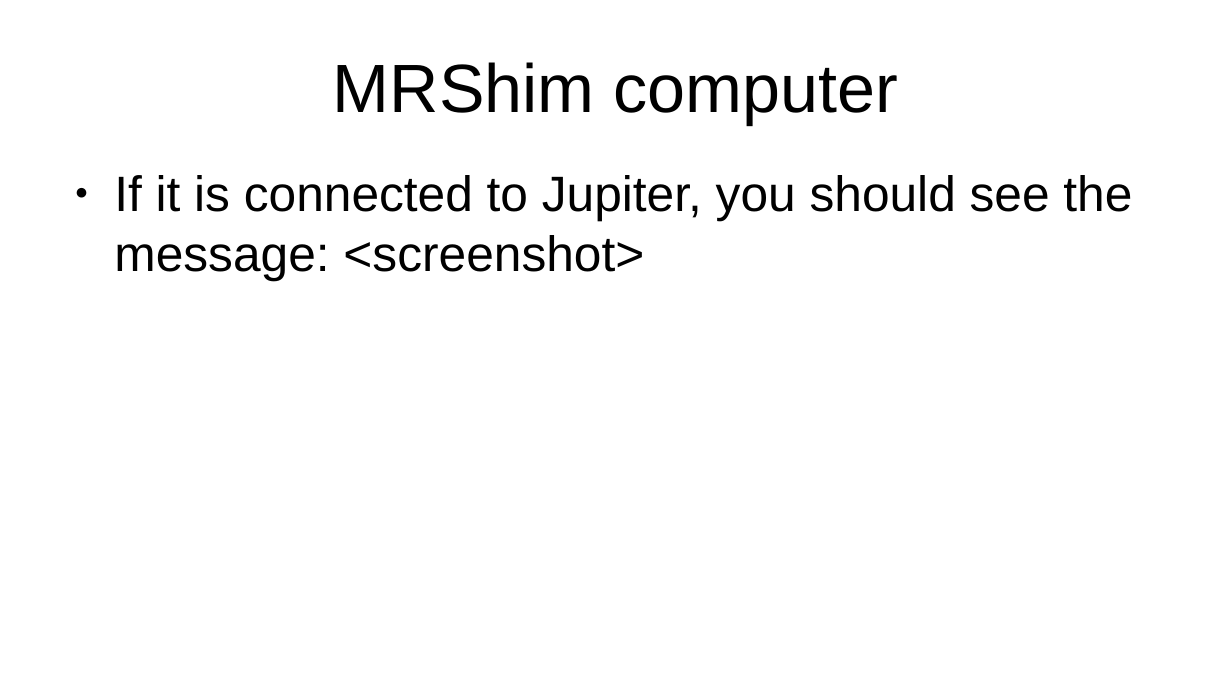
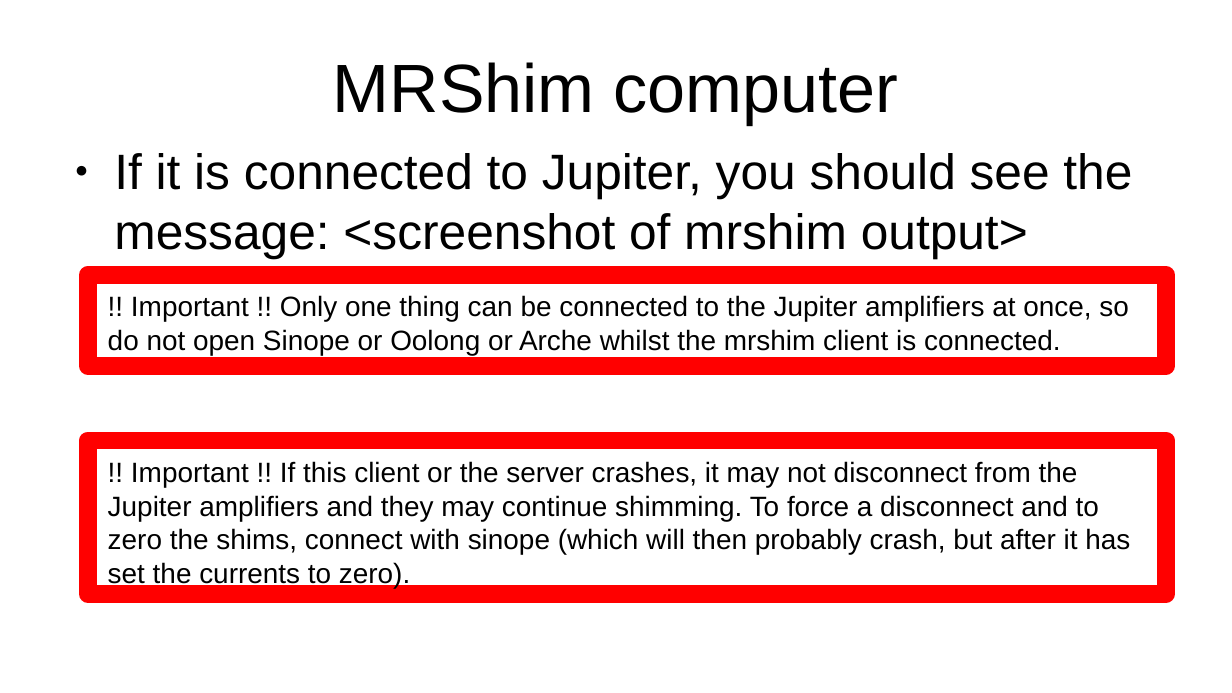
Before and after one commit to seventeenmagpie/skope-mrshim, a slide deck: slide 22 of shimmer/docs/user_guide_with_images.odp. Drawn at 1232x693 pixels with LibreOffice and Linux fonts; fonts in the diff are those of the drawing. Boxes give left, top, right and bottom in pixels: in the first picture for what was removed or moved away, otherwise in the second. Text is boxed around its words. In the diff, an @@ line names an element or a change of style, - is before the commit and + after.

Commit message:
- Modified !shim so that passing no arguments reapplies previous    currents,  - Modified !shim so that passing bad arguments results in the shims not    changing,  - Modified close() code so that it doesn't get called twice (moved    sys.exit(0)) into the finally: clause of the client program,

```diff
--- a/shimmer/docs/user_guide_with_images.odp
+++ b/shimmer/docs/user_guide_with_images.odp
@@ text at <box>114,153,1132,258</box>: text changed @@
-● If it is connected to Jupiter, you should see the message: <screenshot>
+● If it is connected to Jupiter, you should see the message: <screenshot of mrshim output>
@@ rectangle added at <box>88,275,1167,367</box>, outline #FF0000 11.34 pt, 18 pt, text #000000 @@
+!! Important !! Only one thing can be connected to the Jupiter amplifiers at once, so do not open Sinope or Oolong or Arche whilst the mrshim client is connected.
@@ rectangle added at <box>88,440,1167,595</box>, outline #FF0000 11.34 pt, 18 pt, text #000000 @@
+!! Important !! If this client or the server crashes, it may not disconnect from the Jupiter amplifiers and they may continue shimming. To force a disconnect and to zero the shims, connect with sinope (which will then probably crash, but after it has set the currents to zero).
```
Also in this commit, not shown: 12 other slides changed, 4 slides added, 19 other files.
